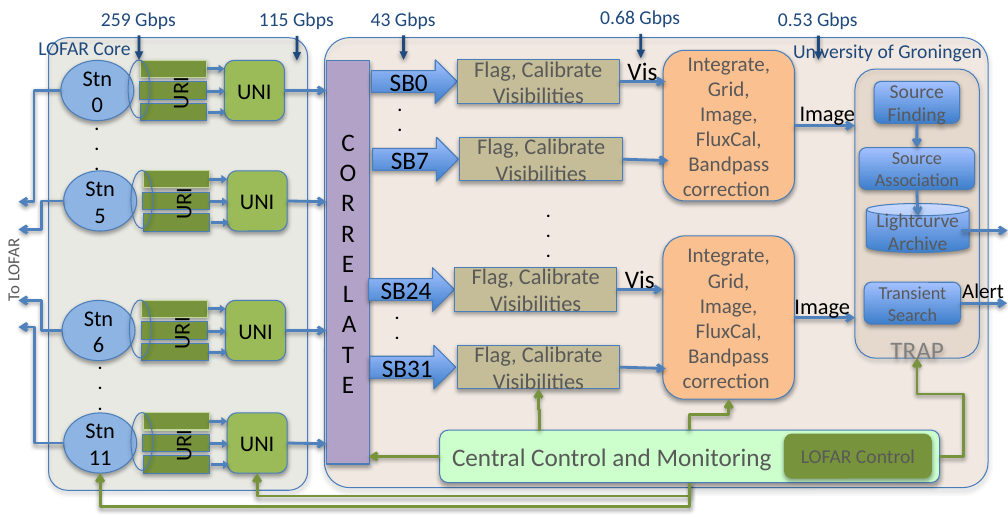
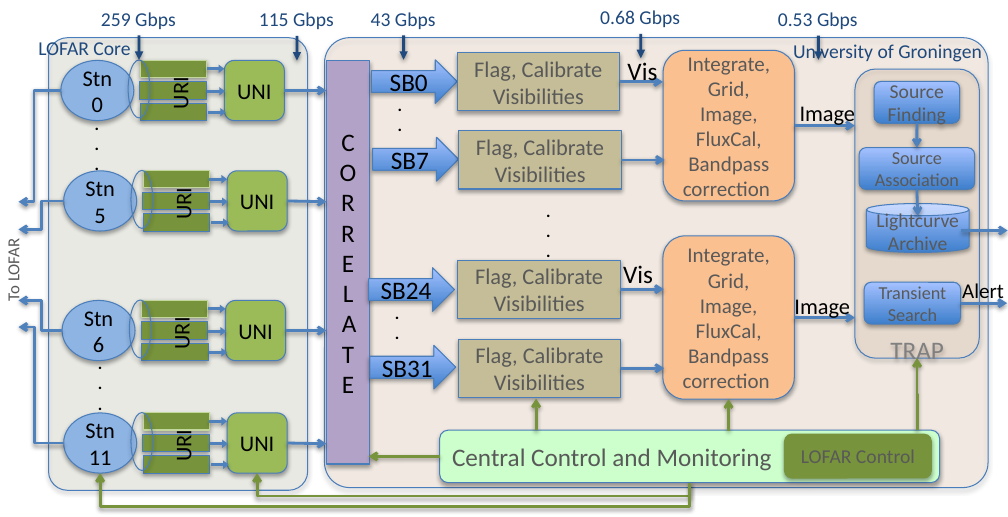
Before and after one commit to hsuyeep/AARTFAAC_sys_design, a slide deck: slide 1 of Figs/Overall_arch_afaac.pptx. Drawn at 1008x517 pixels with LibreOffice and Linux fonts; fonts in the diff are those of the drawing. Boxes give left, top, right and bottom in pixels: in the first picture for what was removed or moved away, otherwise in the second. Text is boxed around its words. In the diff, an @@ line names an element or a change of style, - is before the commit and + after.

```diff
--- a/Figs/Overall_arch_afaac.pptx
+++ b/Figs/Overall_arch_afaac.pptx
@@ rectangle "Flag, Calibrate": place and size @@
-rectangle "Flag, Calibrate" at <box>457,59,619,103</box>
+rectangle "Flag, Calibrate" at <box>457,52,619,111</box>
@@ rectangle "Flag, Calibrate": place and size @@
-rectangle "Flag, Calibrate" at <box>460,137,622,180</box>
+rectangle "Flag, Calibrate" at <box>459,131,621,190</box>
@@ arrow moved from (623, 159) - (668, 160) to (621, 160) - (664, 160) @@
@@ rectangle "Flag, Calibrate": place and size @@
-rectangle "Flag, Calibrate" at <box>455,268,617,311</box>
+rectangle "Flag, Calibrate" at <box>458,260,620,319</box>
@@ text "Vis": place and size @@
-text "Vis" at <box>625,270,655,294</box>
+text "Vis" at <box>623,265,653,290</box>
@@ arrow moved from (617, 289) - (663, 289) to (621, 289) - (664, 289) @@
@@ rectangle "Flag, Calibrate": place and size @@
-rectangle "Flag, Calibrate" at <box>458,346,620,389</box>
+rectangle "Flag, Calibrate" at <box>459,340,621,398</box>
@@ elbow arrow moved from (939, 457) - (917, 358) to (917, 430) - (917, 358) @@
@@ elbow arrow moved from (539, 430) - (538, 389) to (536, 430) - (536, 399) @@
@@ elbow arrow moved from (689, 430) - (729, 399) to (729, 430) - (729, 399) @@
```
Also in this commit, not shown: 4 other files.
